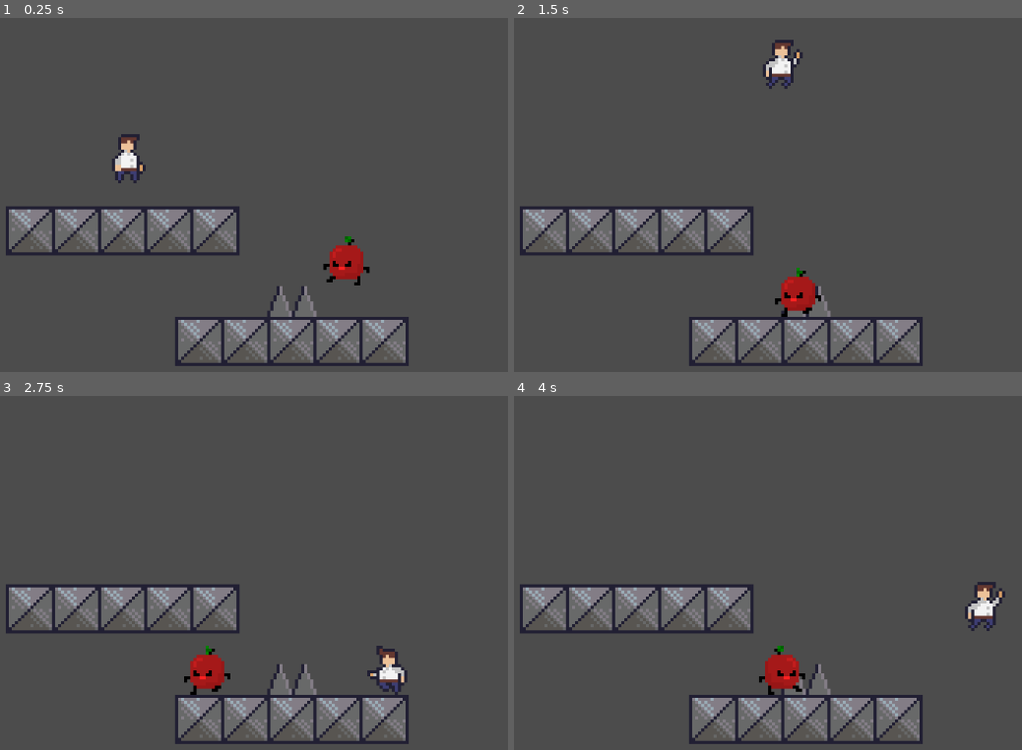
Above: before the commit, frames 1-4 (two rows, left to right).
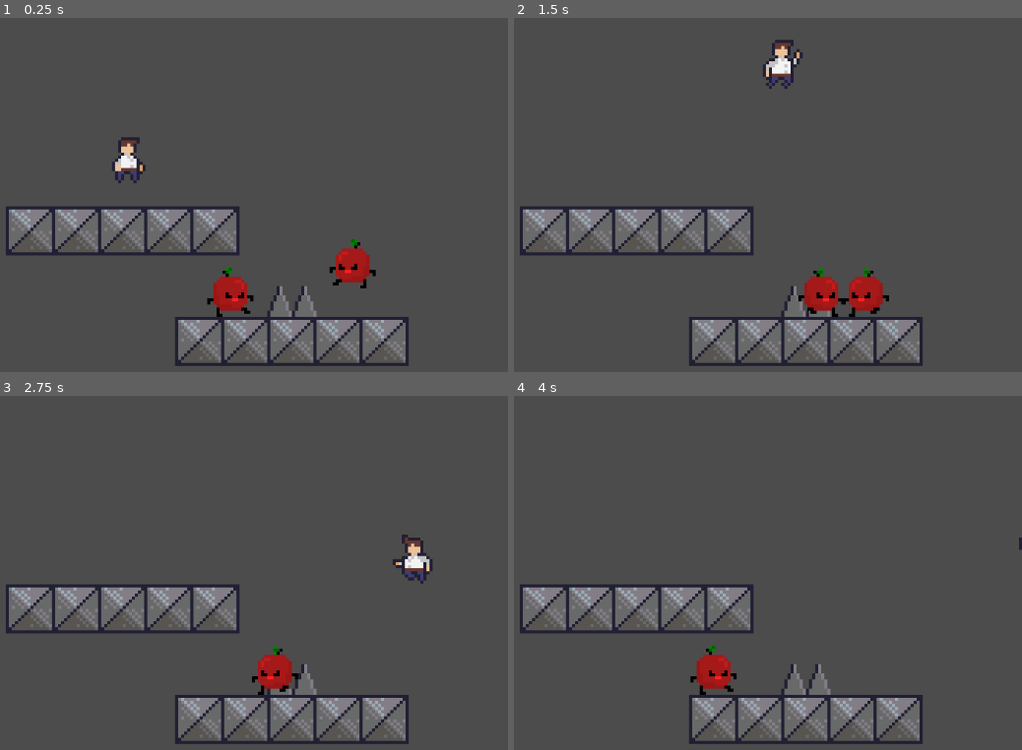
Above: after the commit, the same moments.

Repository: MichaelRRyan/godot-platformer-tutorial
Game: Godot game, scene res://Scenes/Gameplay.tscn
Same seed, same stepped clock (60 frames per second), same inputs: the game is played once before the commit and once after it.
Inputs:
- Up to frame 1 (0.25 s): no input
- Up to frame 2 (1.5 s): hold Right (move_right) from 0.53 s (still down); tap Space (jump) at 0.6, 0.77, 1.07, 1.35 s
- Up to frame 3 (2.75 s): tap Space (jump) at 1.52, 1.82, 2.1 s; release Right (move_right) at 2.03 s; hold Left (move_left) from 2.03 s (still down)
- Up to frame 4 (4 s): release Left (move_left) at 2.78 s; hold Right (move_right) from 2.78 s (still down); tap Space (jump) at 2.85, 3.02, 3.32, 3.6, 3.77 s

The runs differ from the first frame. In frame 1, 1.5% of the frame differs, in the area x 22-75%, y 32-85%; in frame 2, 1.7%; in frame 3, 2.6%, in the area x 36-86%, y 39-85%; in frame 4, 2.1%.

Commit message:
Increased enemy kill jump height and made enemies walk through one another

Diff:
--- a/Scenes/Enemy.tscn
+++ b/Scenes/Enemy.tscn
@@ -28,7 +28,10 @@
 [sub_resource type="RectangleShape2D" id=6]
 extents = Vector2( 6, 2 )
 
-[node name="Enemy" type="KinematicBody2D"]
+[node name="Enemy" type="KinematicBody2D" groups=[
+"enemy",
+]]
+collision_mask = 2
 script = ExtResource( 2 )
 speed = 20.0
 
--- a/Scenes/Gameplay.tscn
+++ b/Scenes/Gameplay.tscn
@@ -26,5 +26,8 @@
 [node name="Spike" parent="." instance=ExtResource( 3 )]
 
 [node name="Enemy" parent="." instance=ExtResource( 5 )]
-position = Vector2( 118.17, 70.3774 )
+position = Vector2( 120.062, 71.4285 )
+
+[node name="Enemy2" parent="." instance=ExtResource( 5 )]
+position = Vector2( 76.3357, 81.7295 )
 [connection signal="died" from="Player" to="." method="_on_Player_died"]
--- a/Scenes/Player.tscn
+++ b/Scenes/Player.tscn
@@ -64,6 +64,7 @@
 [node name="AnimatedSprite" type="AnimatedSprite" parent="."]
 frames = SubResource( 7 )
 animation = "idle"
+frame = 1
 playing = true
 
 [node name="CollisionShape2D" type="CollisionShape2D" parent="."]
--- a/scripts/Enemy.gd
+++ b/scripts/Enemy.gd
@@ -8,6 +8,11 @@
 
 func _ready():
 	velocity.x = speed
+
+	var enemies = get_tree().get_nodes_in_group("enemy")
+
+	for enemy in enemies:
+		$WallCheckRay.add_exception(enemy)
 
 
 func _physics_process(delta):
--- a/scripts/Player.gd
+++ b/scripts/Player.gd
@@ -63,4 +63,4 @@
 
 
 func bounce():
-	velocity.y = -jump_speed * 0.6
+	velocity.y = -jump_speed * 0.8
